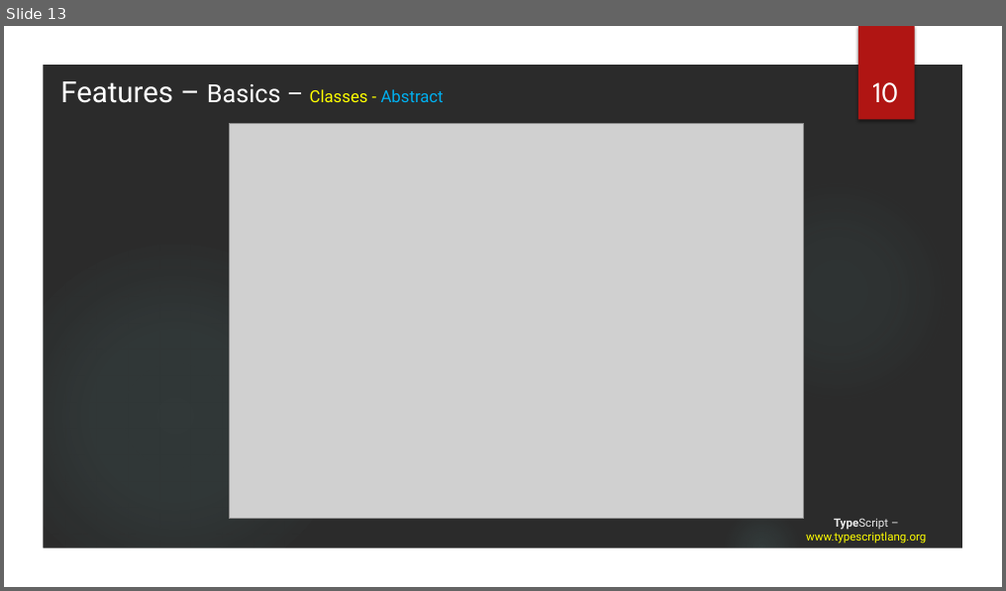
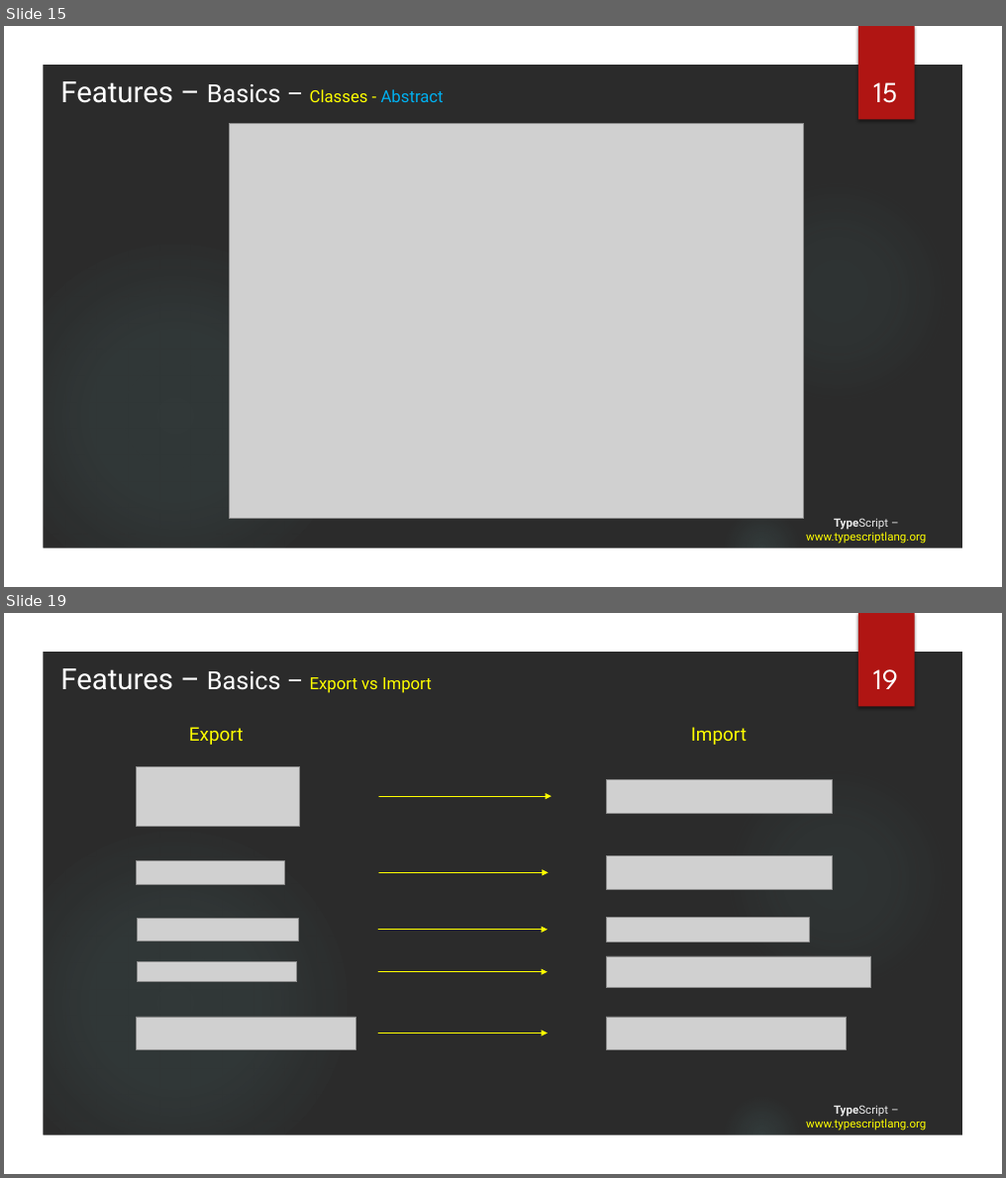
Before and after one commit to tainhx/SSFE, a slide deck: TypeScript.pptx. Shown one above the other, each under a label of ours: slide 13 before the commit, slides 15 and 19 after it; the slides between them are not shown. The pictures are 1006x591 and 1006x1178 pixels, drawn with LibreOffice and Linux fonts; fonts in the diff are those of the drawing; grey boxes stand for pictures; background and template pictures are left out; a plain dark background stands for a picture behind light text. Boxes give left, top, right and bottom in pixels: in the first picture for what was removed or moved away, otherwise in the second. Text is boxed around its words. In the diff, an @@ line names an element or a change of style, - is before the commit and + after.

```diff
--- a/TypeScript.pptx
+++ b/TypeScript.pptx
@@ slide 19 added at (x1=4, y1=613, x2=1002, y2=1174), background picture (left out); not listed: 5 template elements that a slide beside it also shows @@
@@ text added at (x1=60, y1=668, x2=432, y2=693), 16 pt, text #FFFFFF @@
+Features – Basics – Export vs Import
@@ page number added at (x1=873, y1=669, x2=898, y2=689), 28 pt, text #FFFFFF @@
+19
@@ text added at (x1=189, y1=727, x2=244, y2=745), 18 pt, text #FFFF00 @@
+Export
@@ text added at (x1=691, y1=727, x2=746, y2=745), 18 pt, text #FFFF00 @@
+Import
@@ picture added at (x1=136, y1=766, x2=300, y2=826) @@
@@ picture added at (x1=606, y1=780, x2=832, y2=814) @@
@@ arrow added from (379, 796) to (551, 796), #FFFF00 0.75 pt @@
@@ picture added at (x1=136, y1=861, x2=284, y2=884) @@
@@ arrow added from (379, 872) to (548, 872), #FFFF00 0.75 pt @@
@@ picture added at (x1=606, y1=857, x2=832, y2=890) @@
@@ picture added at (x1=138, y1=919, x2=299, y2=941) @@
@@ arrow added from (378, 930) to (548, 930), #FFFF00 0.75 pt @@
@@ picture added at (x1=606, y1=918, x2=810, y2=942) @@
@@ picture added at (x1=138, y1=961, x2=297, y2=982) @@
@@ picture added at (x1=606, y1=957, x2=871, y2=988) @@
@@ arrow added from (378, 972) to (548, 972), #FFFF00 0.75 pt @@
@@ picture added at (x1=136, y1=1017, x2=355, y2=1051) @@
@@ picture added at (x1=606, y1=1017, x2=846, y2=1051) @@
@@ arrow added from (378, 1033) to (548, 1033), #FFFF00 0.75 pt @@
@@ title added at (x1=806, y1=1105, x2=926, y2=1131), 11 pt, text #FFFF00 @@
+TypeScript – www.typescriptlang.org
@@ what was slide 13 is now slide 15 @@
@@ page number at (x1=873, y1=82, x2=897, y2=103): text changed @@
-10
+15
```
Also in this commit, not shown: 6 slides changed, 4 other slides added, 5 other files.
